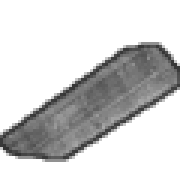
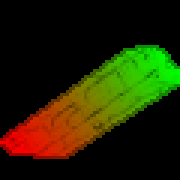
Revision of a layered w=180, h=180 image; what changed, layer by layer:
hid "outline" over <box>0,42,180,162</box>
hid "Pasted Layer" over <box>0,45,180,159</box>
added layer "mask-reflection" above "mask-color-2" over <box>0,45,180,159</box>
added layer "mask-color-2" above "mask-color-1" over <box>12,45,180,159</box>
added layer "mask-color-1" above "mask-background" over <box>0,45,180,159</box>
added layer "mask-background" over <box>0,0,180,180</box>
